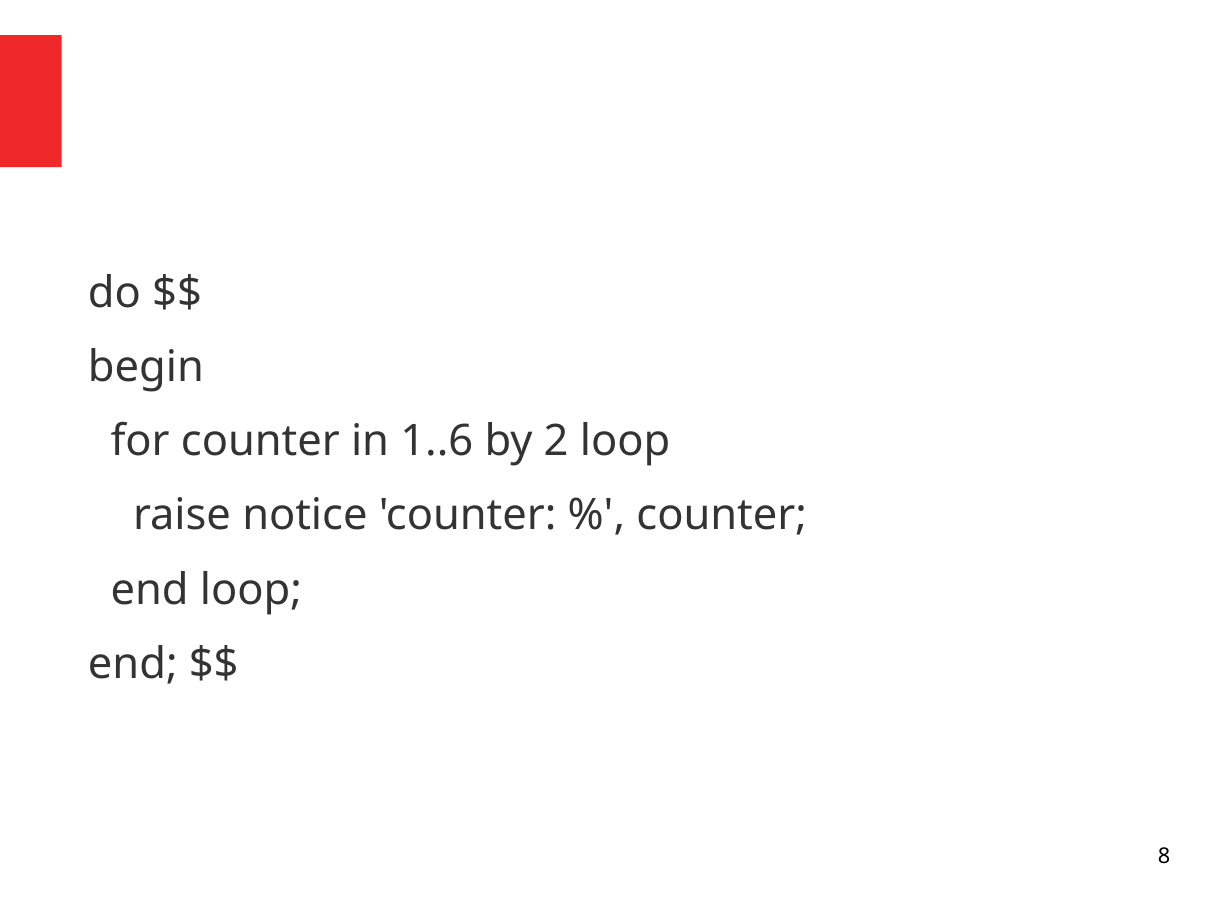
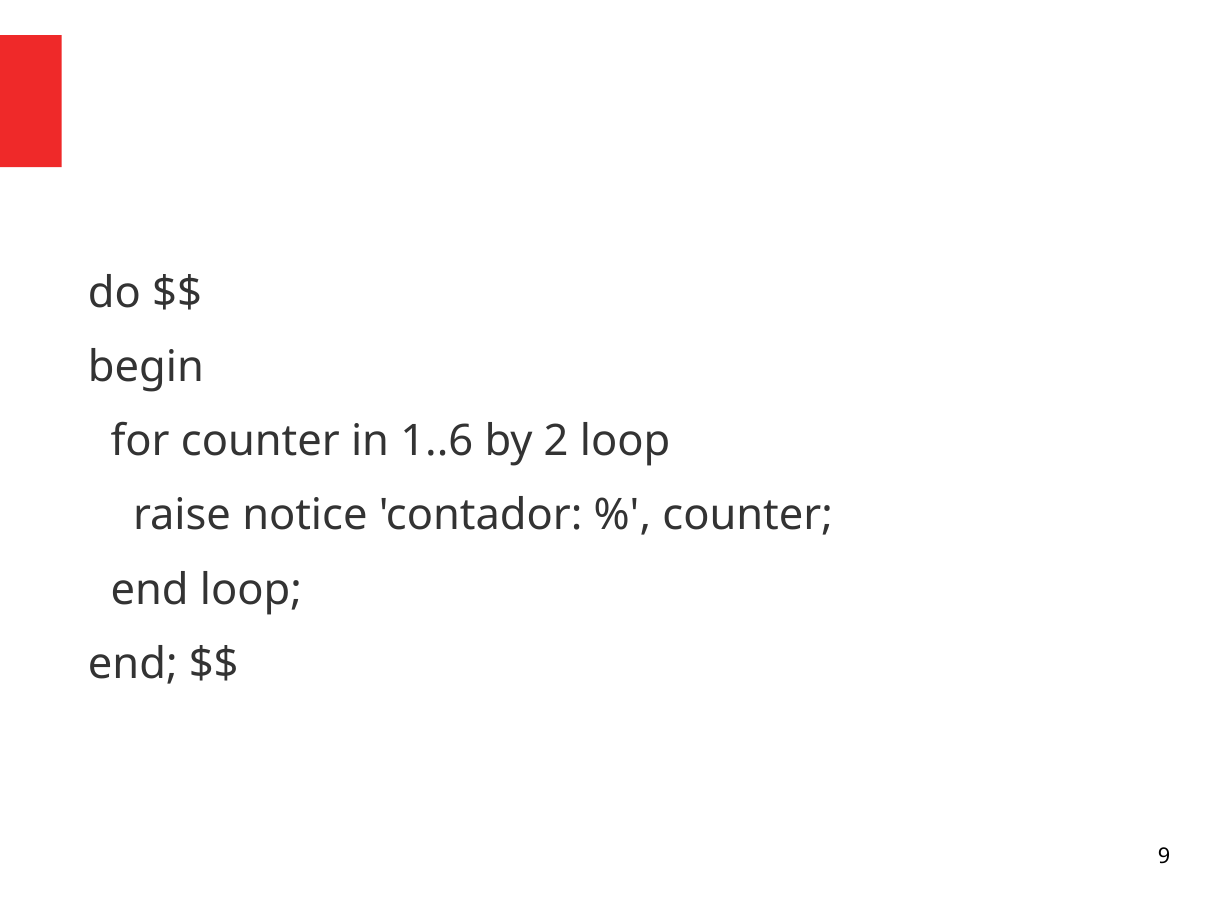
Before and after one commit to viniciusalveshax/aulas, a slide deck: slide 9 of banco-de-dados-2/05-pl_sql_2/bd2-05-plpgsql-tipos.odp (slide 8 before the commit). Drawn at 1232x924 pixels with LibreOffice and Linux fonts; fonts in the diff are those of the drawing. Boxes give left, top, right and bottom in pixels: in the first picture for what was removed or moved away, otherwise in the second. Text is boxed around its words. In the diff, an @@ line names an element or a change of style, - is before the commit and + after.

```diff
--- a/banco-de-dados-2/05-pl_sql_2/bd2-05-plpgsql-tipos.odp
+++ b/banco-de-dados-2/05-pl_sql_2/bd2-05-plpgsql-tipos.odp
@@ text at [133,496,832,535]: text changed @@
-raise notice 'counter: %', counter;
+raise notice 'contador: %', counter;
@@ page number at [1158,847,1170,864]: text changed @@
-8
+9
```
Also in this commit, not shown: 1 other slide changed, 1 slide added, 1 other file.
